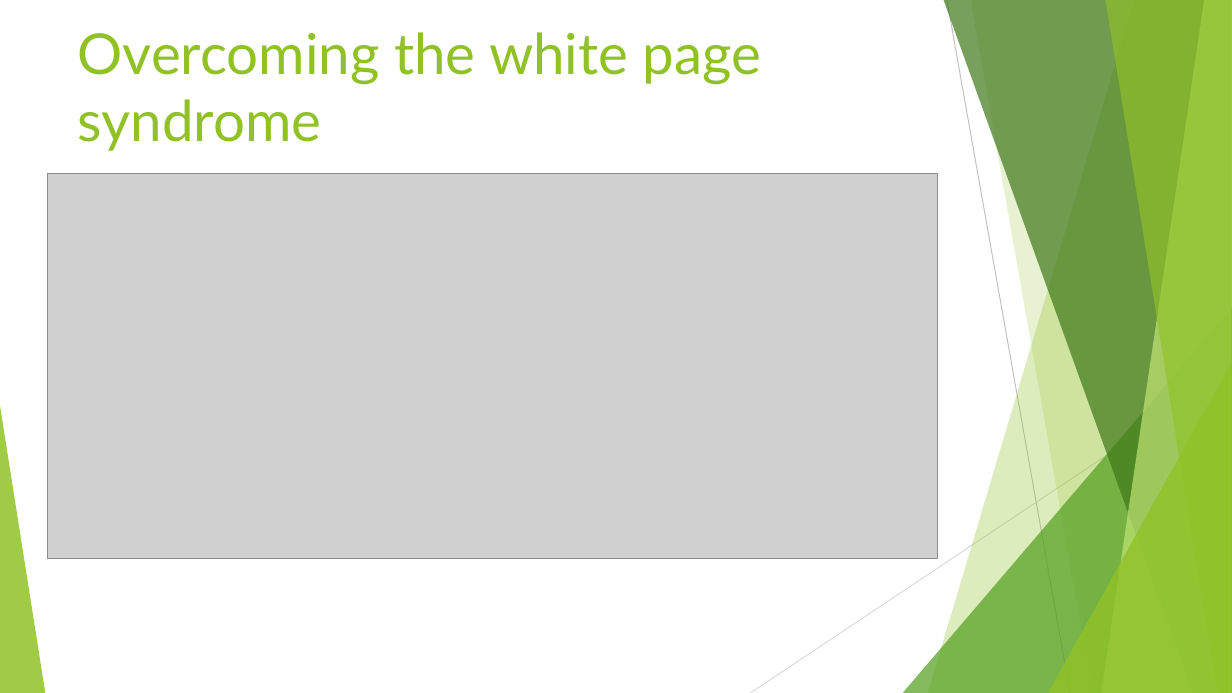
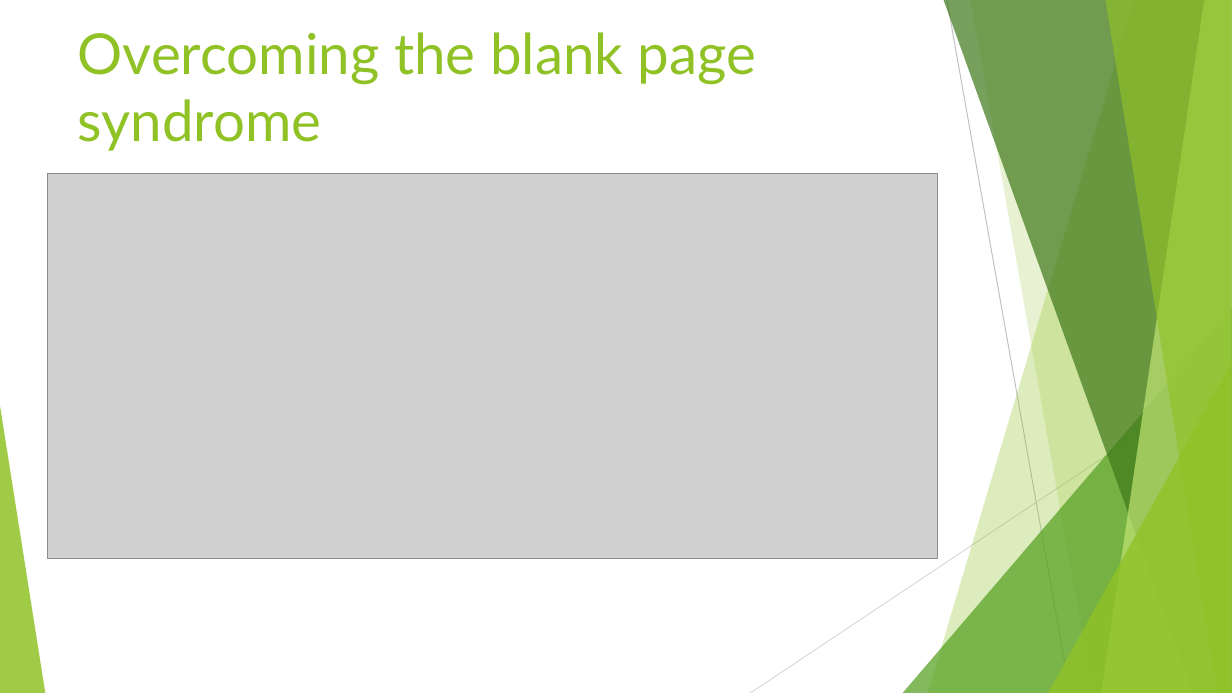
Before and after one commit to auponchon/Writing_a_draft, a slide deck: slide 12 of How to write a first draft.pptx. Drawn at 1232x693 pixels with LibreOffice and Linux fonts; fonts in the diff are those of the drawing; grey boxes stand for pictures. Boxes give left, top, right and bottom in pixels: in the first picture for what was removed or moved away, otherwise in the second. Text is boxed around its words. In the diff, an @@ line names an element or a change of style, - is before the commit and + after.

Commit message:
Update How to write a first draft.pptx
Typo correction

```diff
--- a/How to write a first draft.pptx
+++ b/How to write a first draft.pptx
@@ title at (78, 32, 756, 151): text changed @@
-Overcoming the white page syndrome
+Overcoming the blank page syndrome
```
Also in this commit, not shown: 3 other slides changed.
